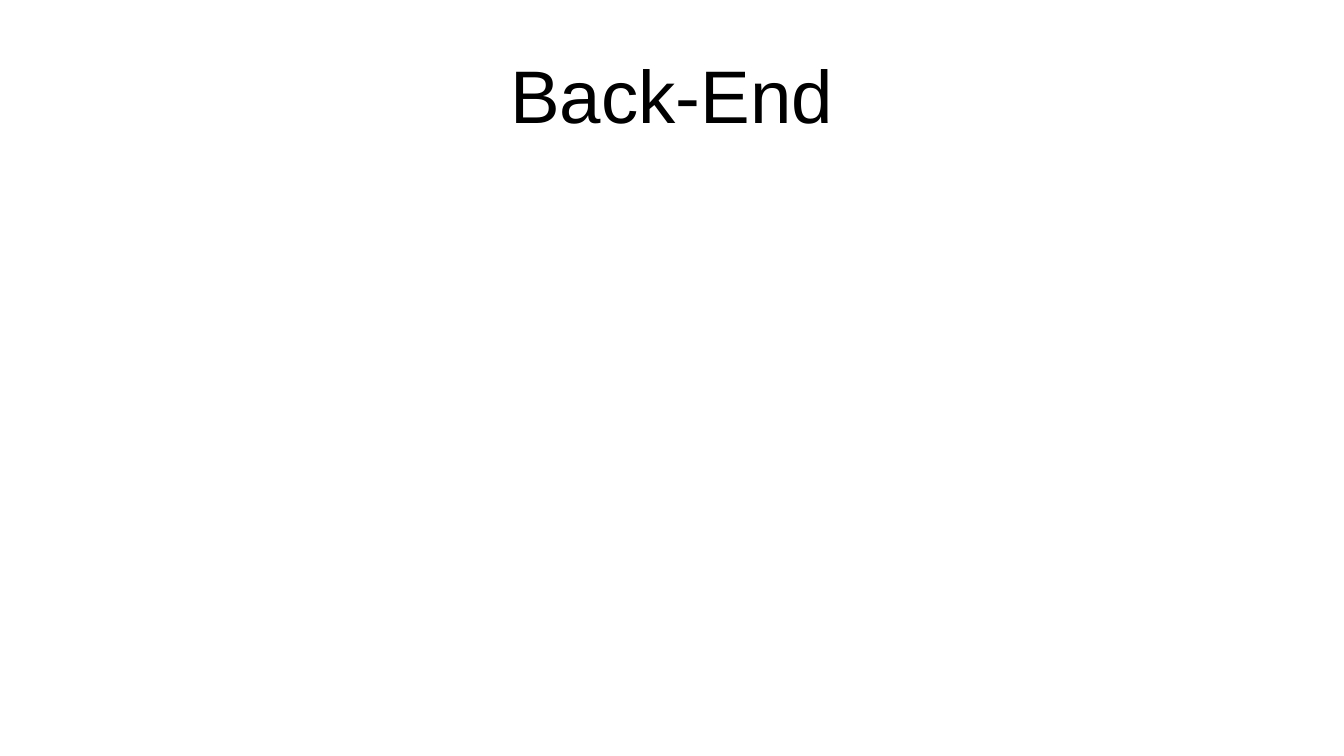
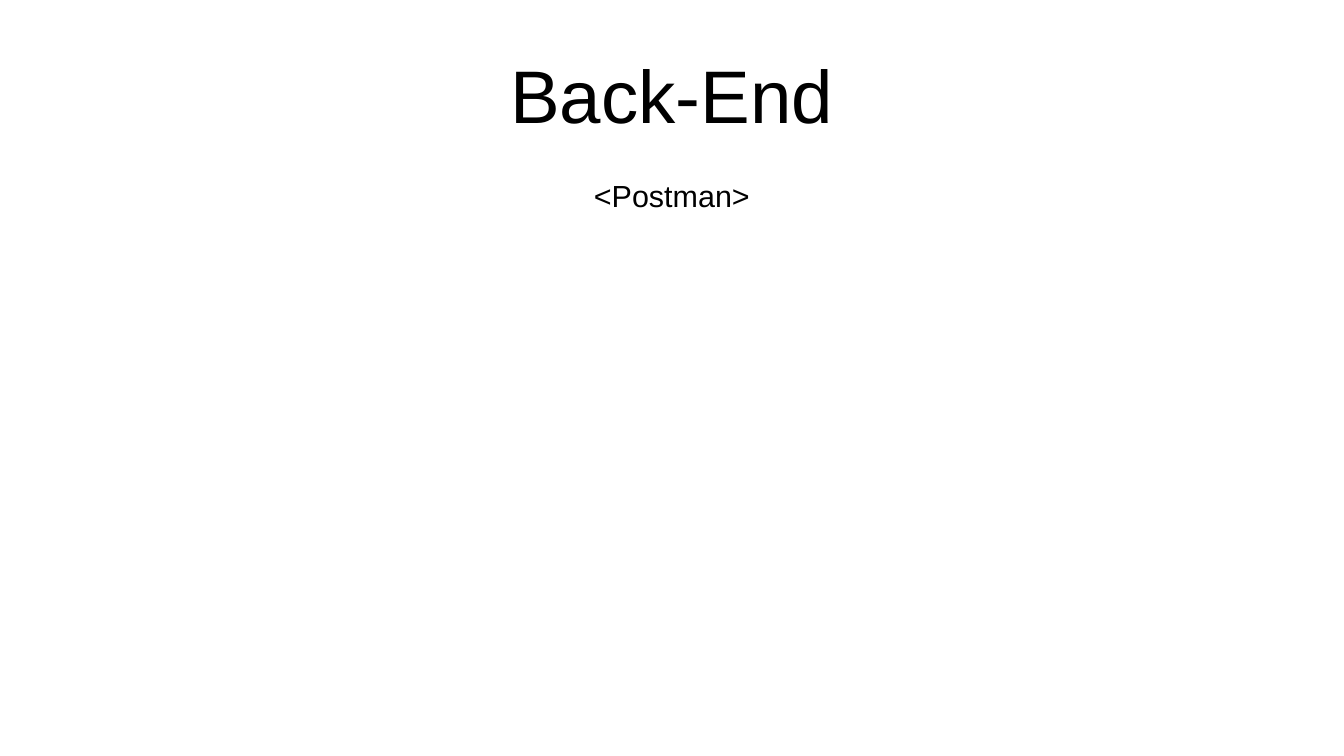
Before and after one commit to TR0NZ0D/Brazil-Career-Hub, a slide deck: slide 7 of Files/TCC - Final/Apresentacao_Final.pptx (slide 6 before the commit). Drawn at 1344x756 pixels with LibreOffice and Linux fonts; fonts in the diff are those of the drawing. Boxes give left, top, right and bottom in pixels: in the first picture for what was removed or moved away, otherwise in the second. Text is boxed around its words. In the diff, an @@ line names an element or a change of style, - is before the commit and + after.

```diff
--- a/Files/TCC - Final/Apresentacao_Final.pptx
+++ b/Files/TCC - Final/Apresentacao_Final.pptx
@@ text added at [594, 186, 750, 208], 18 pt, text #000000 @@
+<Postman>
```
Also in this commit, not shown: 1 other slide changed, 7 slides added, 4 slides removed.
